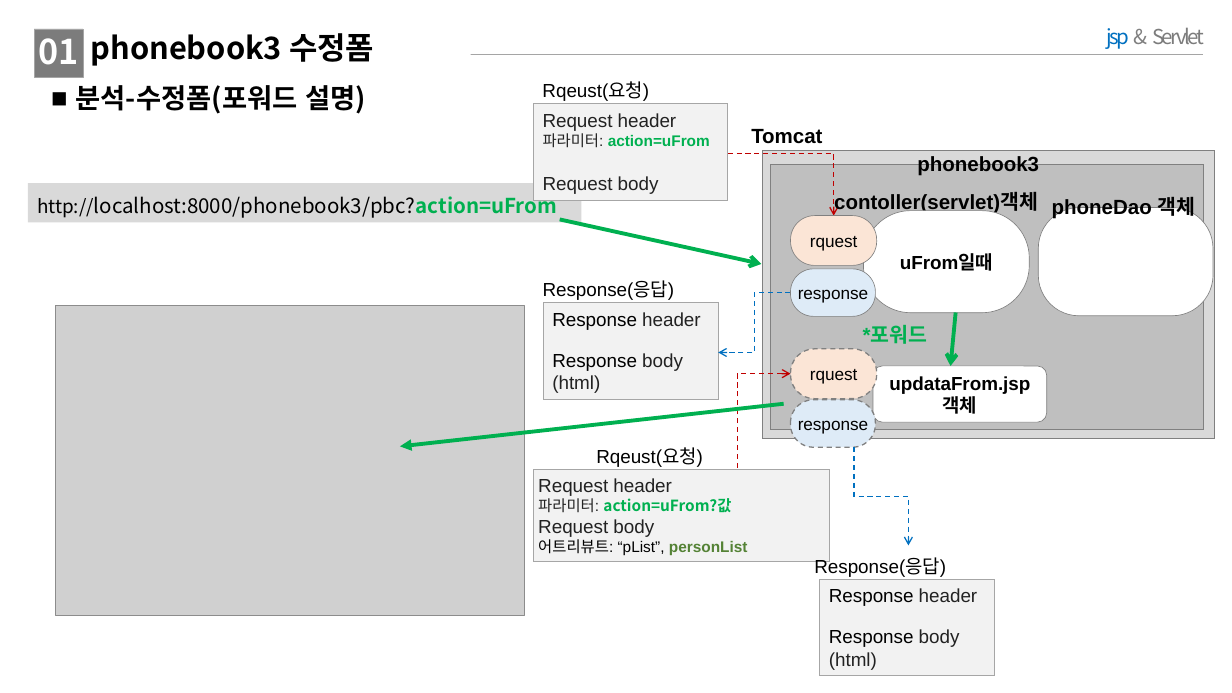
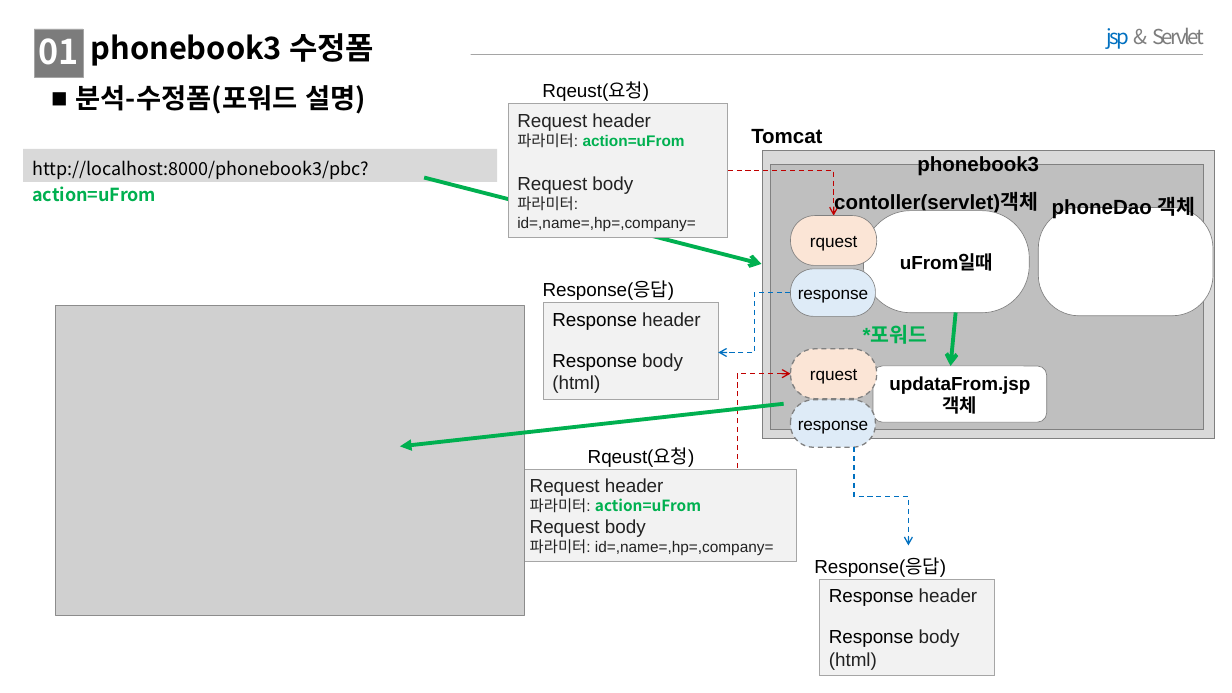
Before and after one commit to sonddokki/practice, a slide deck: slide 2 of phonebook3 삭제,수정폼,수정 그림.pptx. Drawn at 1232x693 pixels with LibreOffice and Linux fonts; fonts in the diff are those of the drawing; grey boxes stand for pictures. Boxes give left, top, right and bottom in pixels: in the first picture for what was removed or moved away, otherwise in the second. Text is boxed around its words. In the diff, an @@ line names an element or a change of style, - is before the commit and + after.

```diff
--- a/phonebook3 삭제,수정폼,수정 그림.pptx
+++ b/phonebook3 삭제,수정폼,수정 그림.pptx
@@ rectangle "Request header": place and size @@
-rectangle "Request header" at [533, 104, 727, 200]
+rectangle "Request header" at [508, 104, 728, 238]
@@ rectangle "http://localhost:8000/phonebook3/pbc?action=uFrom": place and size @@
-rectangle "http://localhost:8000/phonebook3/pbc?action=uFrom" at [28, 183, 581, 222]
+rectangle "http://localhost:8000/phonebook3/pbc?action=uFrom" at [23, 149, 497, 182]
@@ rectangle "http://localhost:8000/phonebook3/pbc?action=uFrom" at [23, 149, 497, 182]: size 14.7 to 14 pt, size 16 to 14 pt in "http://localhost:8000/phonebook3/pbc?action=uFrom" @@
@@ arrow moved from (560, 220) - (762, 264) to (424, 177) - (762, 264) @@
@@ elbow arrow moved from (728, 153) - (834, 215) to (728, 171) - (834, 215) @@
@@ text in rectangle at [517, 196, 696, 231]: paragraph added @@
+파라미터: id=,name=,hp=,company=
@@ text "Rqeust(요청)": place and size @@
-text "Rqeust(요청)" at [596, 448, 703, 467]
+text "Rqeust(요청)" at [588, 448, 695, 467]
@@ rectangle "Request header": place and size @@
-rectangle "Request header" at [533, 470, 830, 562]
+rectangle "Request header" at [525, 470, 797, 562]
@@ text in rectangle at [530, 498, 701, 513]: text changed @@
-파라미터: action=uFrom?값
+파라미터: action=uFrom
@@ text in rectangle at [530, 539, 774, 555]: text changed; text colour #000000 to #222222 @@
-어트리뷰트: “pList”, personList
+파라미터: id=,name=,hp=,company=
```
Also in this commit, not shown: 2 other slides changed, 9 other files.
